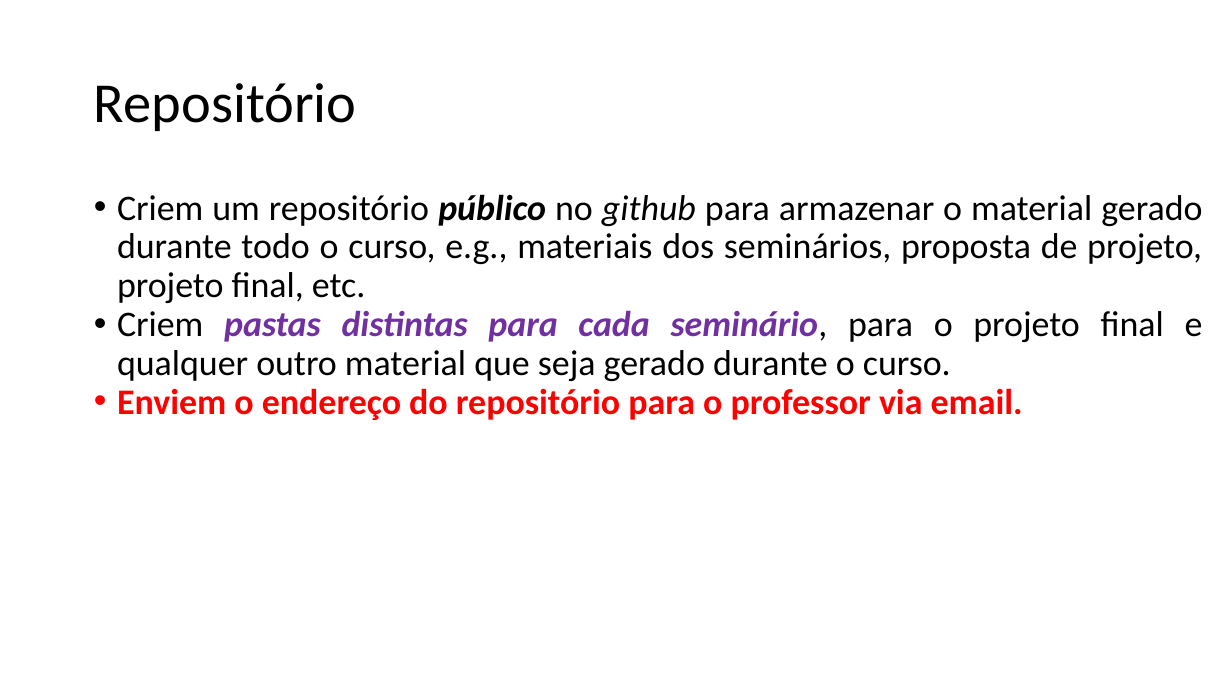
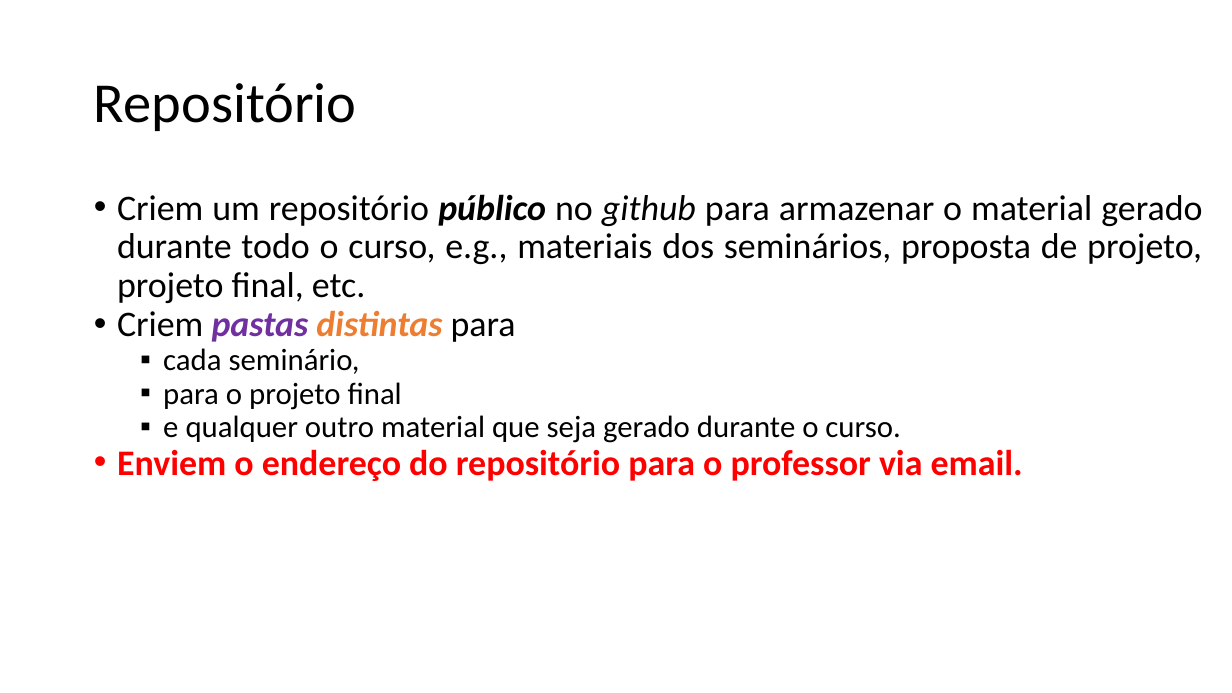
Before and after one commit to zz4fap/tp558-adv-ml, a slide deck: slide 6 of slides/TP558_1_Introdução_ao_curso.pptx. Drawn at 1232x693 pixels with LibreOffice and Linux fonts; fonts in the diff are those of the drawing. Boxes give left, top, right and bottom in pixels: in the first picture for what was removed or moved away, otherwise in the second. Text is boxed around its words. In the diff, an @@ line names an element or a change of style, - is before the commit and + after.

```diff
--- a/slides/TP558_1_Introdução_ao_curso.pptx
+++ b/slides/TP558_1_Introdução_ao_curso.pptx
@@ text at (117,310,900,443): text changed; size 28 to 24 pt @@
-• Criem pastas distintas para cada seminário, para o projeto final e qualquer outro material que seja gerado durante o curso.
+• Criem pastas distintas para
+  ▪ cada seminário,
+  ▪ para o projeto final
+  ▪ e qualquer outro material que seja gerado durante o curso.
```
Also in this commit, not shown: 6 other slides changed, 1 other file.
